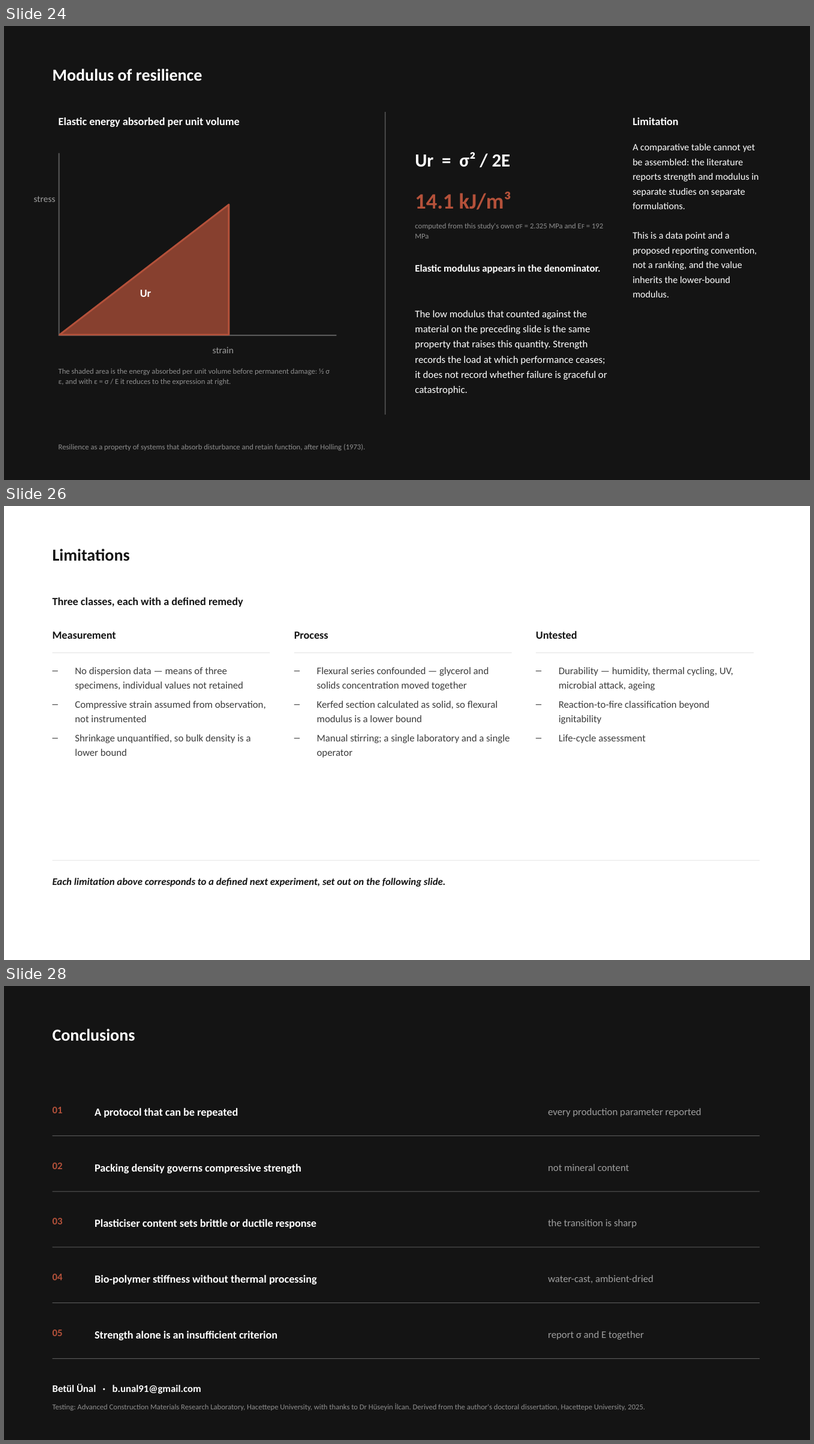
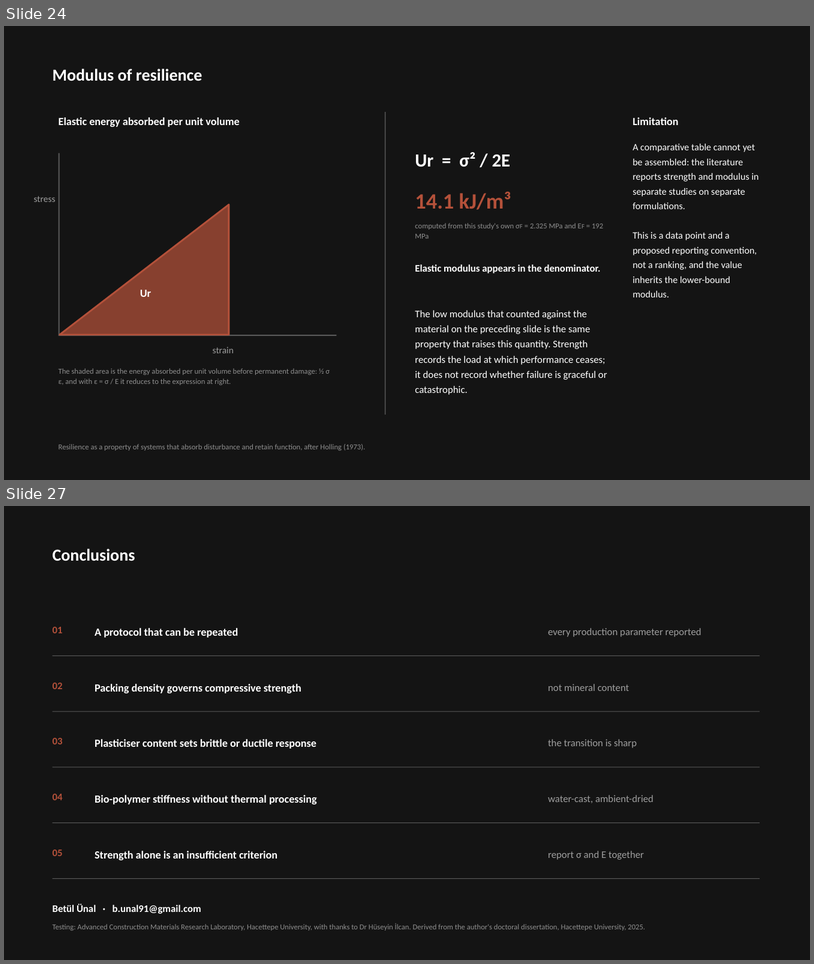
Before and after one commit to bunal91/sanat-ve-mekan, a slide deck: konferans-bildirisi/06-sunum/ICSMMEP26_Presentation_Unal.pptx. Shown one above the other, each under a label of ours: slides 24, 26 and 28 before the commit, slides 24 and 27 after it; the slides between them are not shown. The pictures are 814x1444 and 814x964 pixels, drawn with LibreOffice and Linux fonts; fonts in the diff are those of the drawing. Boxes give left, top, right and bottom in pixels: in the first picture for what was removed or moved away, otherwise in the second. Text is boxed around its words. In the diff, an @@ line names an element or a change of style, - is before the commit and + after.

```diff
--- a/konferans-bildirisi/06-sunum/ICSMMEP26_Presentation_Unal.pptx
+++ b/konferans-bildirisi/06-sunum/ICSMMEP26_Presentation_Unal.pptx
@@ slide 26 removed at box(4, 506, 810, 960), background #FFFFFF @@
@@ text removed at box(53, 549, 130, 561) @@
-Limitations
@@ text removed at box(53, 597, 243, 607) @@
-Three classes, each with a defined remedy
@@ text removed at box(53, 631, 116, 639) @@
-Measurement
@@ text removed at box(294, 631, 329, 639) @@
-Process
@@ text removed at box(536, 631, 578, 639) @@
-Untested
@@ rectangle removed at box(53, 652, 270, 653) @@
@@ text removed at box(75, 667, 266, 756) @@
-– No dispersion data — means of three specimens, individual values not retained
-– Compressive strain assumed from observation, not instrumented
-– Shrinkage unquantified, so bulk density is a lower bound
@@ rectangle removed at box(294, 652, 512, 653) @@
@@ text removed at box(317, 667, 510, 757) @@
-– Flexural series confounded — glycerol and solids concentration moved together
-– Kerfed section calculated as solid, so flexural modulus is a lower bound
-– Manual stirring; a single laboratory and a single operator
@@ rectangle removed at box(536, 652, 754, 653) @@
@@ text removed at box(559, 667, 734, 743) @@
-– Durability — humidity, thermal cycling, UV, microbial attack, ageing
-– Reaction-to-fire classification beyond ignitability
-– Life-cycle assessment
@@ rectangle removed at box(53, 860, 760, 861) @@
@@ text removed at box(53, 877, 446, 886) @@
-Each limitation above corresponds to a defined next experiment, set out on the following slide.
@@ what was slide 28 is now slide 27 @@
```
Also in this commit, not shown: 13 slides changed, 1 slide added, 1 other slide removed, 6 other files.
